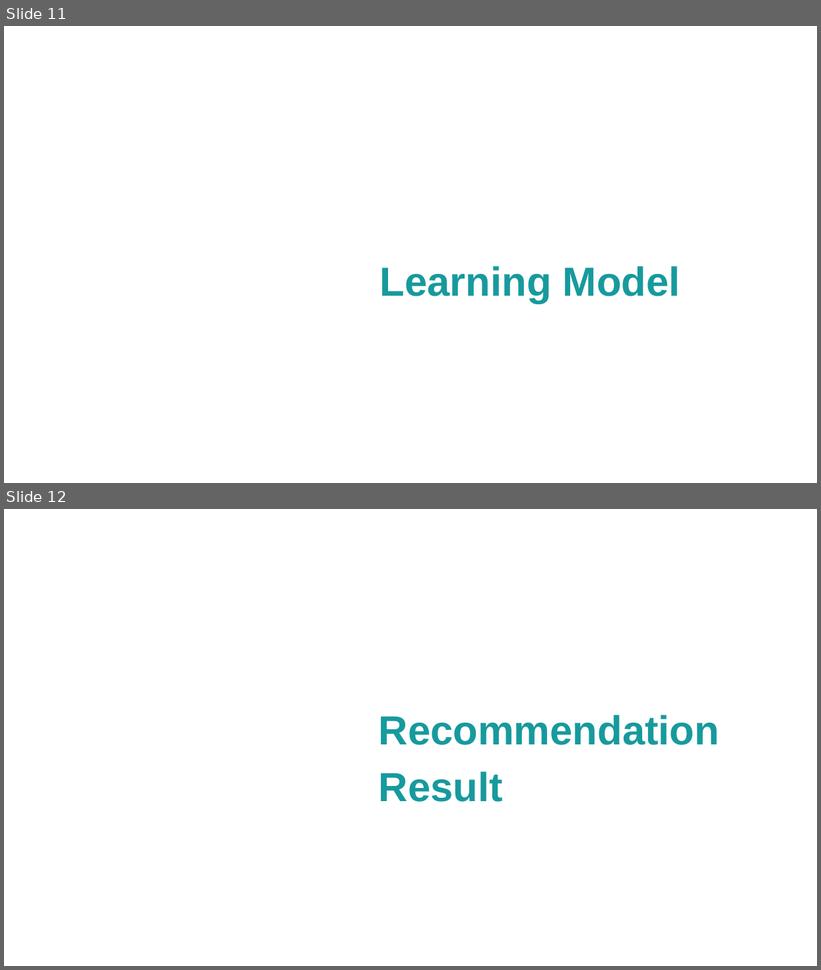
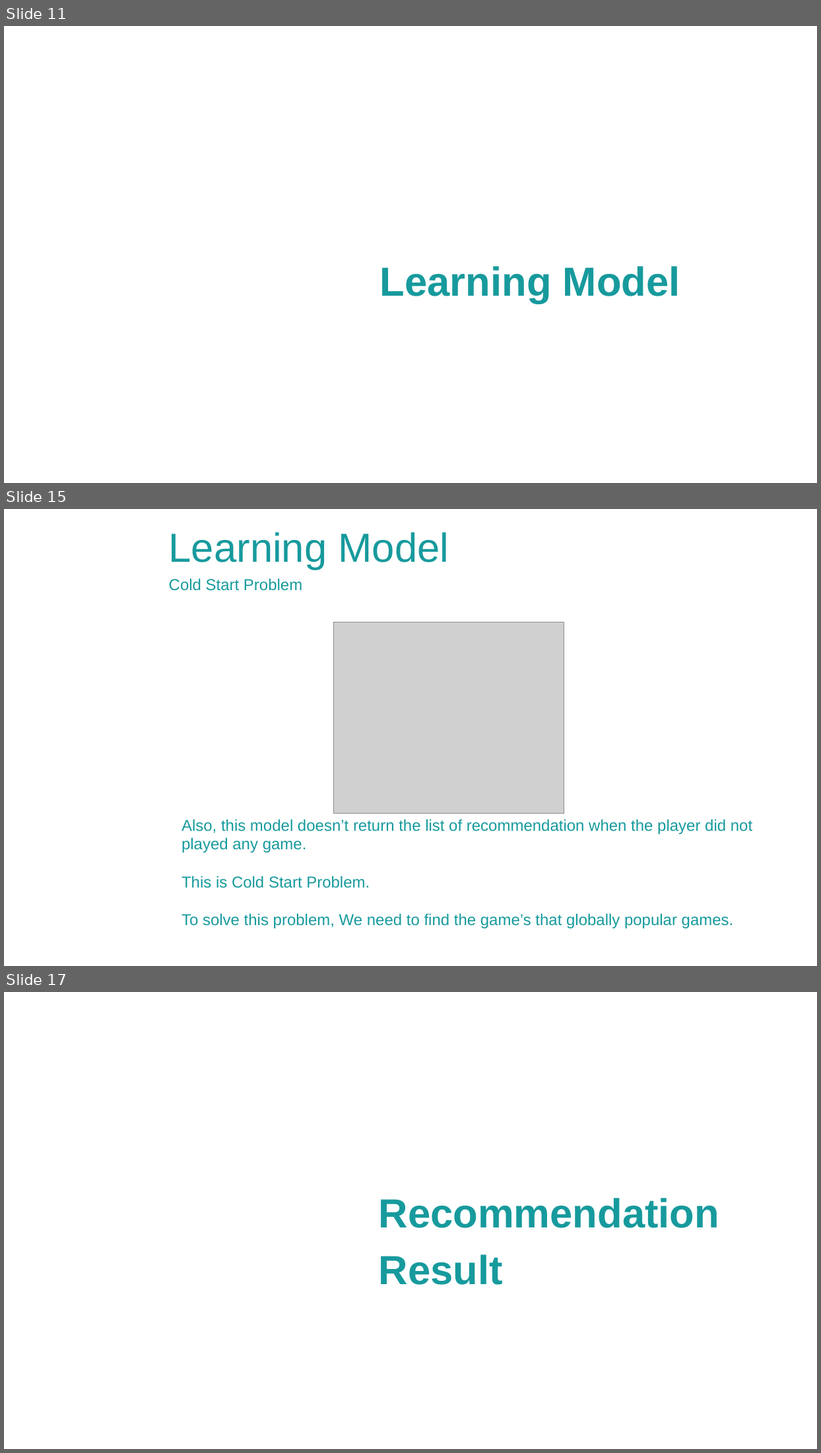
Before and after one commit to yusa-imit/cse20_bigdata_recommender, a slide deck: docs/final_report.pptx. Shown one above the other, each under a label of ours: slides 11 and 12 before the commit, slides 11, 15 and 17 after it; the slides between them are not shown. The pictures are 821x970 and 821x1453 pixels, drawn with LibreOffice and Linux fonts; fonts in the diff are those of the drawing; grey boxes stand for pictures; background and template pictures are left out. Boxes give left, top, right and bottom in pixels: in the first picture for what was removed or moved away, otherwise in the second. Text is boxed around its words. In the diff, an @@ line names an element or a change of style, - is before the commit and + after.

```diff
--- a/docs/final_report.pptx
+++ b/docs/final_report.pptx
@@ slide 15 added at (4, 509, 817, 966), background picture (left out) @@
@@ text added at (169, 532, 450, 569), 36 pt, text #179A9D @@
+Learning Model
@@ text added at (169, 578, 302, 591), 14 pt, text #179A9D @@
+Cold Start Problem
@@ picture added at (334, 623, 564, 814) @@
@@ text added at (182, 819, 752, 929), 14 pt, text #179A9D @@
+Also, this model doesn’t return the list of recommendation when the player did not played any game.
+This is Cold Start Problem.
+To solve this problem, We need to find the game’s that globally popular games.
@@ what was slide 12 is now slide 17 @@
```
Also in this commit, not shown: 6 other slides added.
